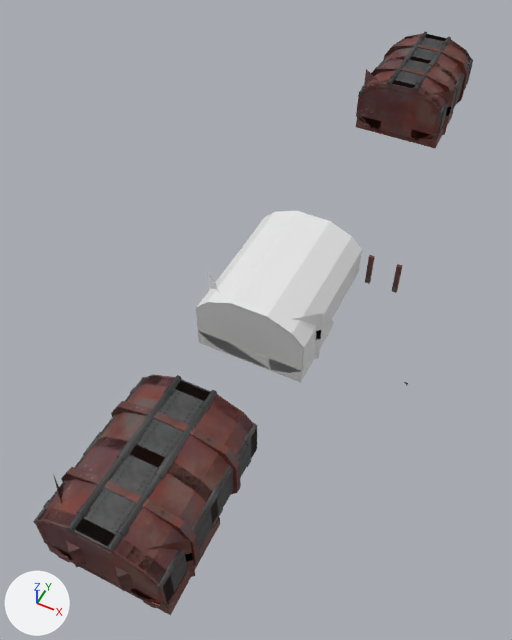
What one commit did to the Blender file Blender/control_room.blend.
Both versions are drawn from a camera (50 mm lens) standing at (10.7, -24.6, 28.9) and looking at (-1.3, -0.5, -1.3). The axes (+X, +Y, +Z) are drawn at lower left. The lights are the same throughout. The older version comes first.
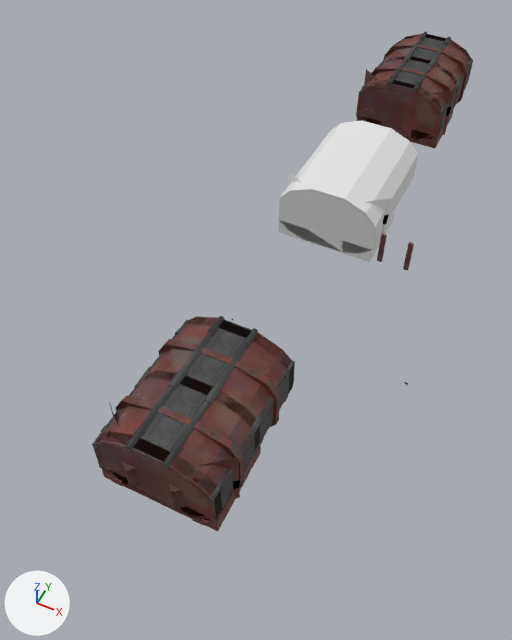
Changed parts and their boxes [x1, y1, x2, y2] in the pictures (512 x 640 px):
'Cube.001', moved: before [33, 374, 257, 615]; after [92, 316, 295, 531]
'Cube.003', moved: before [196, 211, 362, 383]; after [279, 120, 418, 262]
'Cube.004', moved: before [365, 255, 403, 293]; after [377, 233, 414, 271]

Edits to the bpy script that builds the scene:
```text
Change ob_cube_003:
    ob_cube_003.location: (0.0, 0.0, 0.0) -> (0.0, 10.0, 0.0)
Change ob_cube_001:
    ob_cube_001.location: (0.0, -13.0, 0.0) -> (0.0, -9.0, 0.0)
Change ob_cube_004:
    ob_cube_004.location: (4.39, 4.0, 0.95) -> (4.39, 6.0, 0.95)
```
